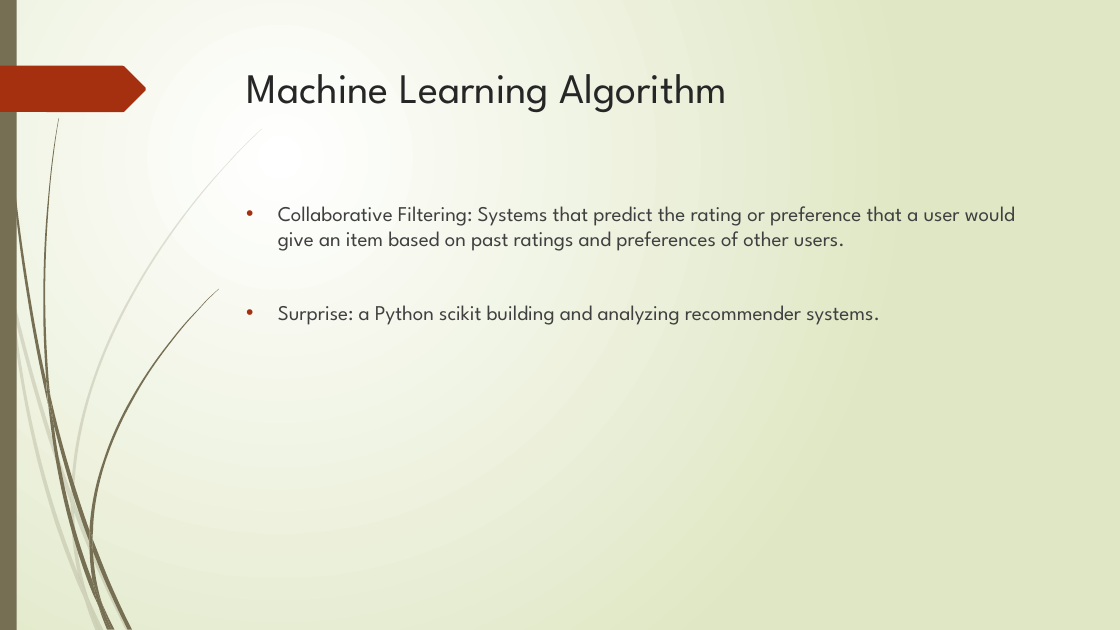
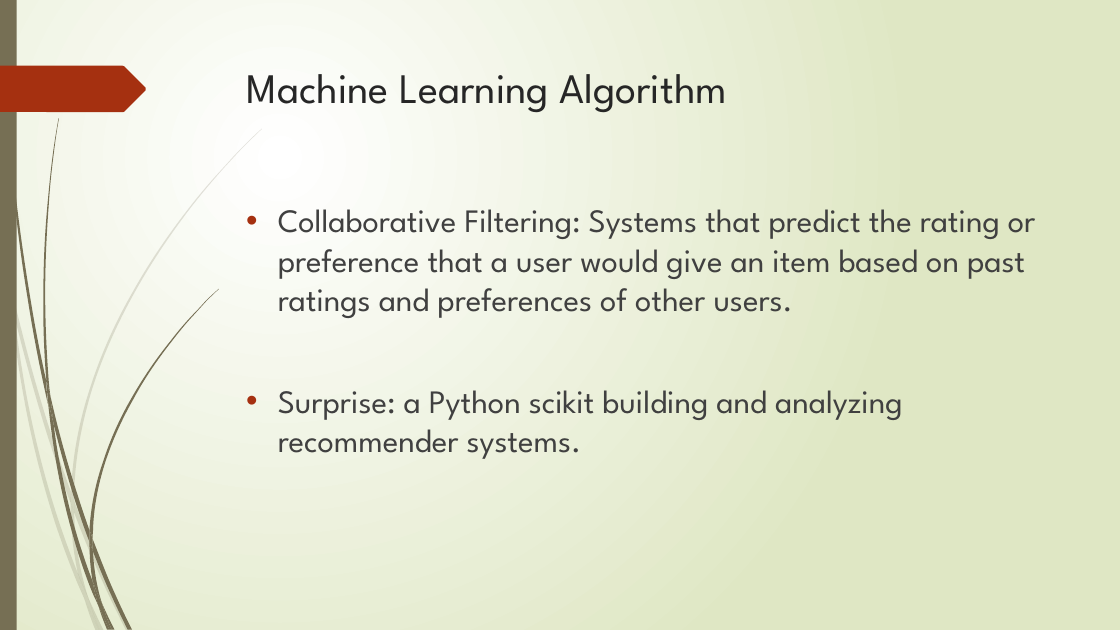
Before and after one commit to manelmahroug/netflix-movie-recommendation, a slide deck: slide 7 of Movie-Recommendation.pptx (slide 6 before the commit). Drawn at 1120x630 pixels with LibreOffice and Linux fonts; fonts in the diff are those of the drawing. Boxes give left, top, right and bottom in pixels: in the first picture for what was removed or moved away, otherwise in the second. Text is boxed around its words. In the diff, an @@ line names an element or a change of style, - is before the commit and + after.

```diff
--- a/Movie-Recommendation.pptx
+++ b/Movie-Recommendation.pptx
@@ text "Collaborative Filtering: Systems that predict ..." at [278, 209, 1036, 459]: size 18 to 28 pt @@
```
Also in this commit, not shown: 2 other slides changed, 1 slide added, 3 other files.
